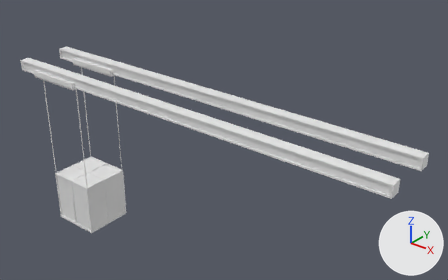
The FBX model TBA-MasterD/Assets/Prefabs/Jorge/Layout 1/Main Room/Inside_Crane.fbx, before and after one commit.
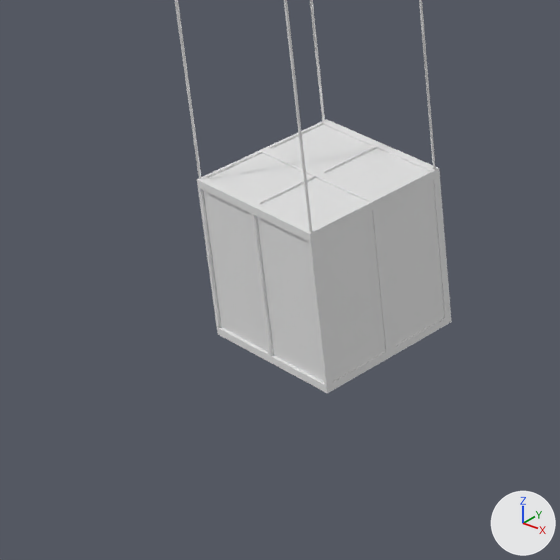
Old and new are each drawn whole from a 50 mm lens placed at (13.2, -22.84, 12.68), pointed at (0.43, -6.88, 2.79) and again close up on the part from 0% to 35% of the width and 44% to 100% of the height. Every picture has the same lights, and +X, +Y and +Z are marked at lower right. Where no turn or scale is listed for an object, it has been applied to the vertices.

The first close-up shows 'Circle', 'SmallBox'.
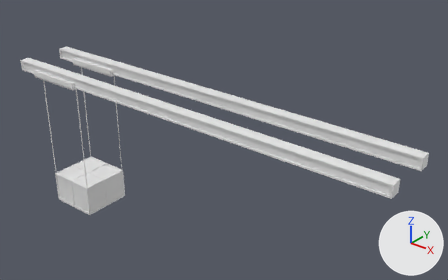
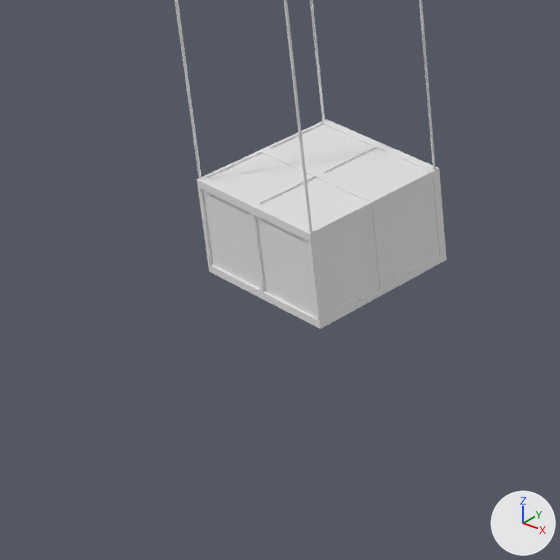
Pixel boxes [x1, y1, x2, y2] of what changed, in the close-ups (560 x 560 px; the box of a moved part takes in the faces that stretch with it):
'SmallBox', reshaped (23% shorter): before [197, 119, 452, 393]; after [197, 119, 447, 329]
part 1 of me_cube_018, moved or reshaped: before [209, 257, 452, 393]; after [209, 257, 447, 329]

What the commit changed:
me_cube_018 has 210 vertices, 208 faces and spans x -1.04..1.01, y -1.0..1.0, z -0.09..2.09.
me_cube_018 is used by ob_smallbox; location (-5.87, -8.2, -2.22).
me_cube_018 part 1: all 105 vertices in x -1.04..1.01, y -1.0..1.0, z -0.09..0.01 are moved by (0.0, 0.0, 0.9).
